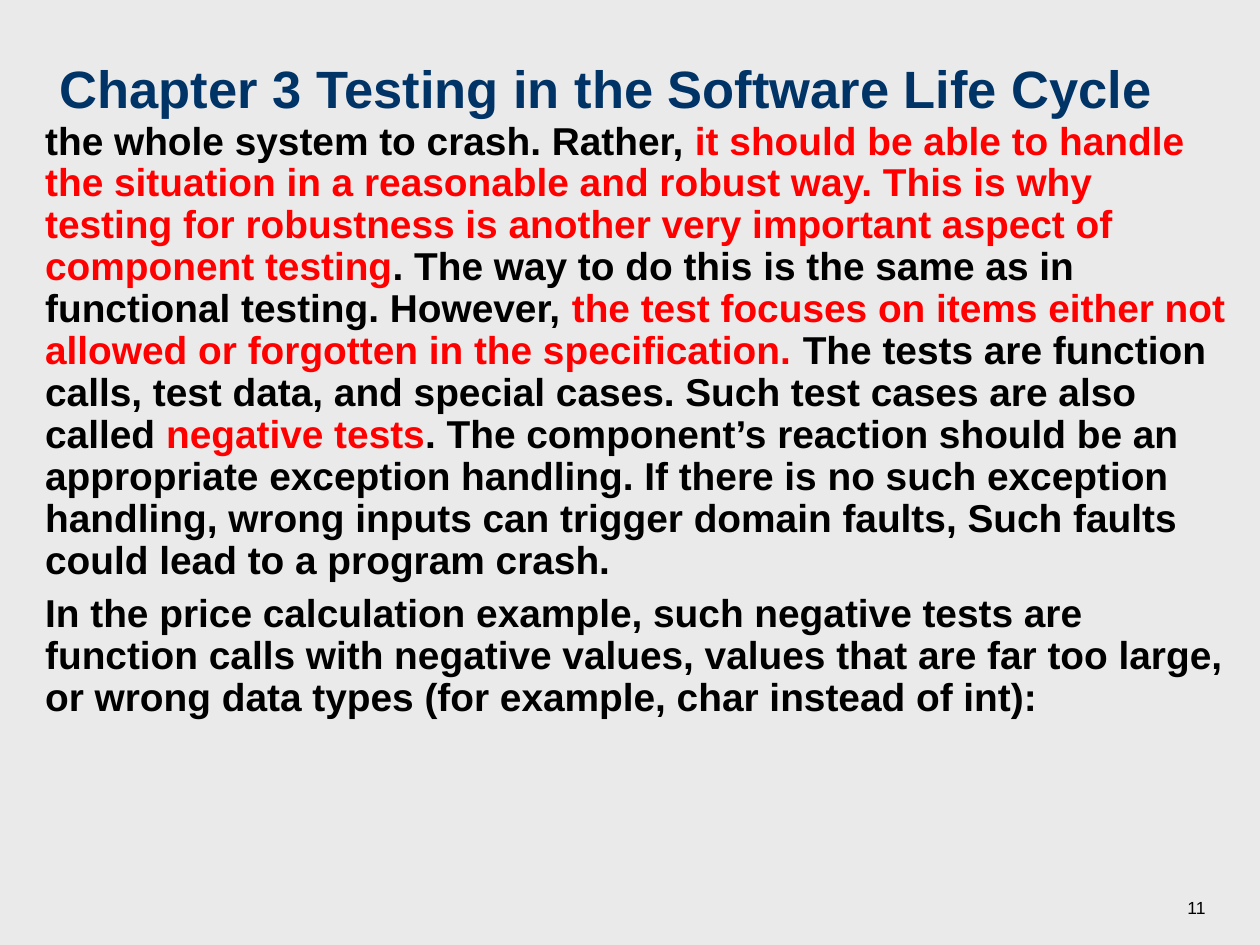
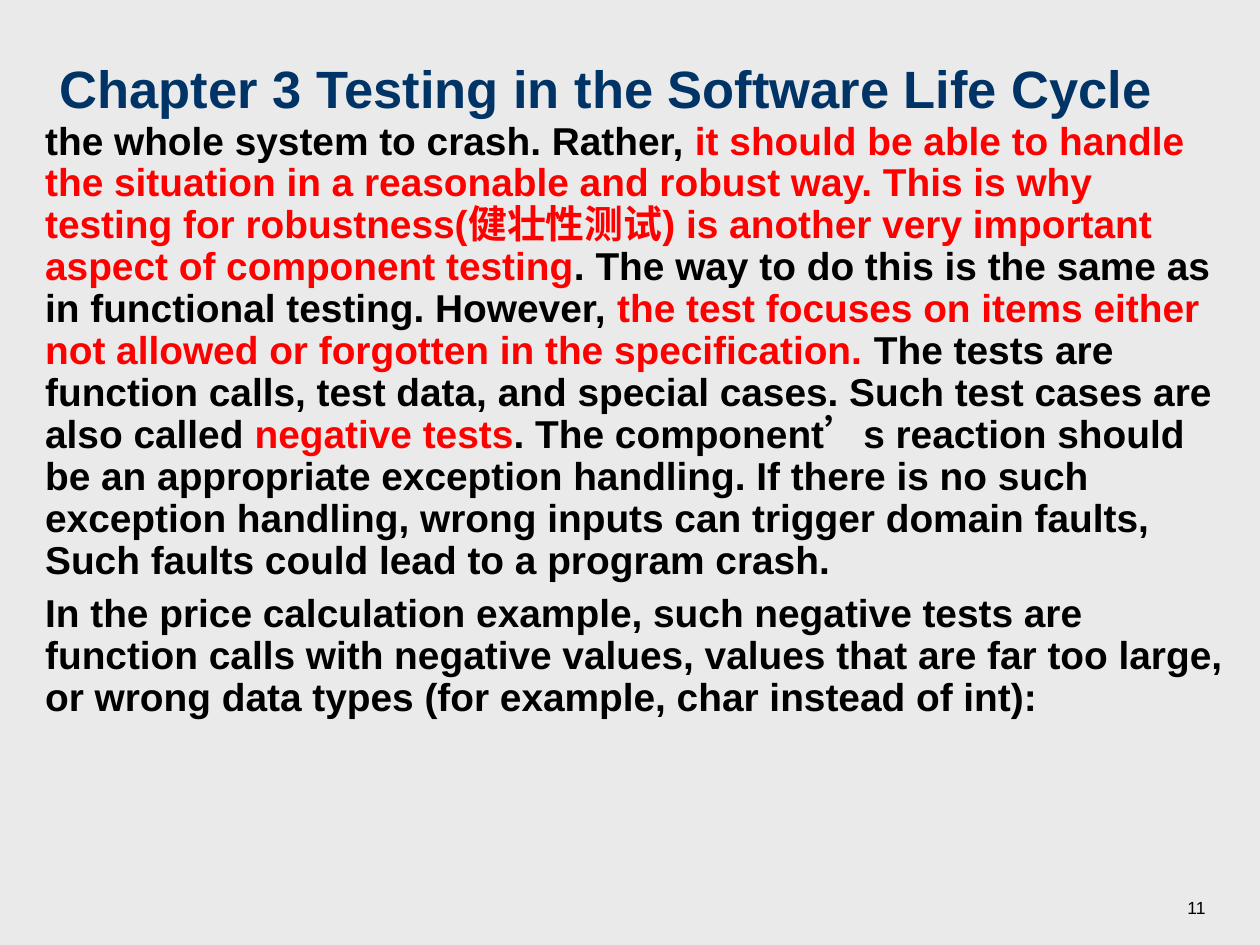
Before and after one commit to wu-hao-ze/All-assignments-and-projects-for-software-engineering-courses-at-Tongji-University, a slide deck: slide 11 of 软件测试/课件/Chapter 3 Testing in the Software Life Cycle.ppt. Drawn at 1260x945 pixels with LibreOffice and Linux fonts; fonts in the diff are those of the drawing. Boxes give left, top, right and bottom in pixels: in the first picture for what was removed or moved away, otherwise in the second. Text is boxed around its words. In the diff, an @@ line names an element or a change of style, - is before the commit and + after.

```diff
--- a/软件测试/课件/Chapter 3 Testing in the Software Life Cycle.ppt
+++ b/软件测试/课件/Chapter 3 Testing in the Software Life Cycle.ppt
@@ text at (45, 127, 1211, 582): text changed @@
-the whole system to crash. Rather, it should be able to handle the situation in a reasonable and robust way. This is why testing for robustness is another very important aspect of component testing. The way to do this is the same as in functional testing. However, the test focuses on items either not allowed or forgotten in the specification. The tests are function calls, test data, and special cases. Such test cases are also called negative tests. The component’s reaction should be an appropriate exception handling. If there is no such exception handling, wrong inputs can trigger domain faults, Such faults could lead to a program crash.
+the whole system to crash. Rather, it should be able to handle the situation in a reasonable and robust way. This is why testing for robustness(健壮性测试) is another very important aspect of component testing. The way to do this is the same as in functional testing. However, the test focuses on items either not allowed or forgotten in the specification. The tests are function calls, test data, and special cases. Such test cases are also called negative tests. The component’s reaction should be an appropriate exception handling. If there is no such exception handling, wrong inputs can trigger domain faults, Such faults could lead to a program crash.
```
Also in this commit, not shown: 4 other slides changed, 27 other files.
